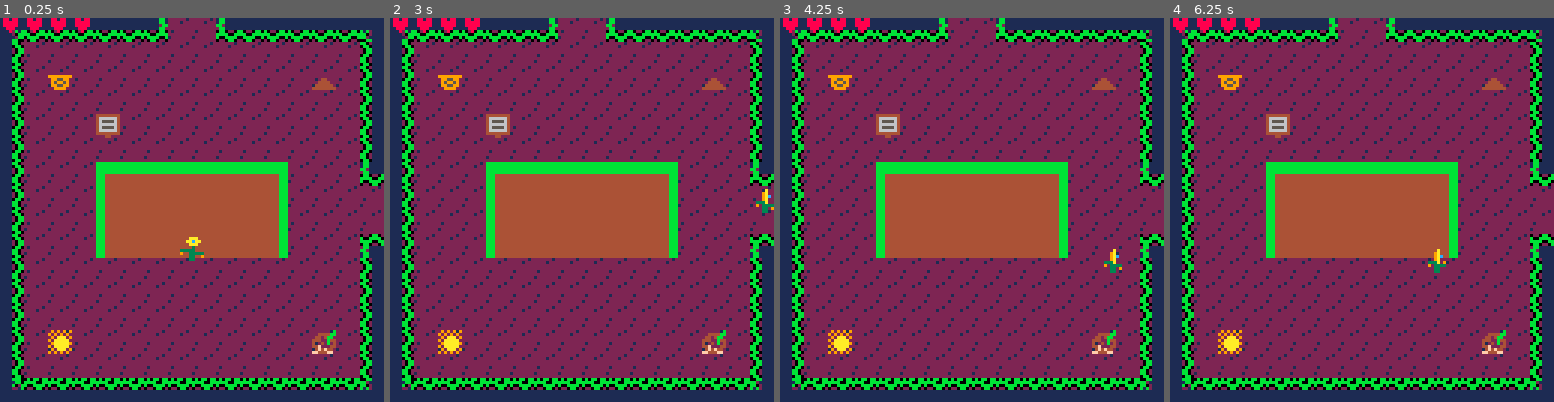
Above: before the commit, frames 1-4 (left to right).
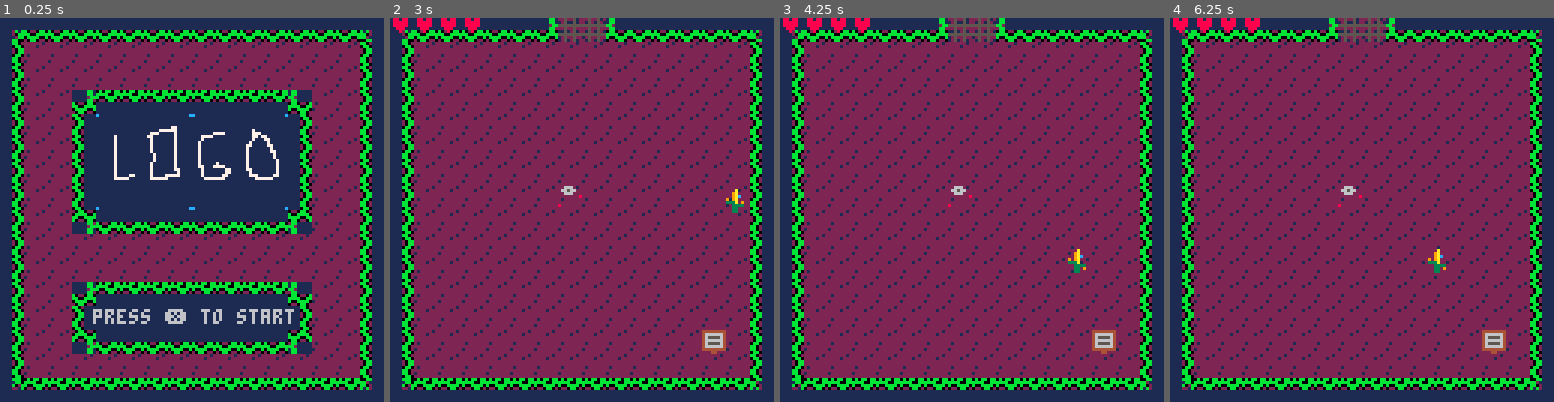
Above: after the commit, the same moments.

Repository: acwright/PICO-8
Game: PICO-8 cartridge ldjam/ldjam.p8
Two runs of this game, one before a commit and one after it. Both use one fixed random seed, a clock stepped at 60 frames per second and the inputs below.
Inputs:
- Up to frame 1 (0.25 s): no input
- Up to frame 2 (3 s): tap X (X key) at 0.33, 1.07, 1.85, 2.97 s; tap O (Z key) at 0.7, 1.7, 2.1, 2.5, 2.9 s; hold Right 1.6-2.1 s; hold Up 2.15-2.42 s; hold Right from 2.47 s (still down)
- Up to frame 3 (4.25 s): release Right at 3.03 s; hold Left 3.08-3.58 s; tap O (Z key) at 3.3, 3.7, 4.1 s; hold Down 3.63-3.97 s; hold Right from 4.02 s (still down); tap X (X key) at 4.08 s
- Up to frame 4 (6.25 s): tap O (Z key) every 0.4 s from 4.5 to 6.1 s; release Right at 4.68 s; hold Up 4.73-5.03 s; hold Left 5.08-5.68 s; tap X (X key) at 5.2 s; hold Down 5.73-6.03 s; hold Right from 6.08 s (still down)

The runs differ from the first frame. In frame 1, 39% of the frame differs, in the area x 0-100%, y 0-88%; in frame 2, 15%; in frame 3, 16%; in frame 4, 15%.

Commit message:
Add sounds and data

Diff:
--- a/ldjam/ldjam.p8
+++ b/ldjam/ldjam.p8
@@ -6,8 +6,8 @@
 
 function _init()
 	game={}
-	-- init_credits()
-	init_game()
+	music(1)
+	init_menu()
 end
 
 function _update60()
@@ -62,7 +62,7 @@
 
 function init_game()
 	rooms=init_rooms()
-	room=rooms[5]
+	room=rooms[19]
 
 	player=init_player()
 	game.update=update_game
@@ -84,13 +84,17 @@
 function init_gameover()
 	game.update=update_gameover
 	game.draw=draw_gameover
+	music(-1)
+	sfx(8)
 end
 
 function update_gameover()
 	if btnp(❎) then
+		music(1)
 		init_game()
 	end
 	if btnp(🅾️) then
+		music(1)
 		init_menu()
 	end
 end
@@ -145,11 +149,14 @@
 	}
 	game.update=update_credits
 	game.draw=draw_credits
+	music(-1)
+	sfx(9)
 end
 
 function update_credits()
 	credits:update()
 	if btnp(❎) then
+		music(1)
 		init_menu()
 	end
 end
@@ -251,7 +258,7 @@
 							if (self.sprite==47) self.timer=40
 						end
 					else
-						if (self.timer<=0) init_menu()
+						if (self.timer<=0) init_gameover()
 					end
 					self.timer-=1
 				else
@@ -339,16 +346,38 @@
 
 				--effects
 				--switch
-				if (hit(self,2)) room:unlock()
+				if (hit(self,2)) then
+					room:unlock()
+					music(-1)
+					sfx(6)
+					music(1)
+				end
 				--pickup
 				local pickup=hit(self,4)
 				if pickup then
-					if (pickup.powerup) self.level+=1 self.energy+=1 self.max_energy+=1
-					if (pickup.collectable) self.collectables+=1
+					if (pickup.powerup) then
+						self.level+=1
+						self.energy+=1
+						self.max_energy+=1
+						music(-1)
+						sfx(1)
+						music(1)
+					end
+					if (pickup.collectable) then
+						self.collectables+=1
+						music(-1)
+						sfx(2)
+						music(1)
+					end
 					del(room.items,pickup)
 				end
 				--heal
-				if (hit(self,6) and self.health<=4) self.health=4
+				if hit(self,6) then
+					self.health=4
+					music(-1)
+					sfx(4)
+					music(1)
+				end
 				--elevator
 				local el=hit(self,7)
 				if el then
@@ -360,6 +389,9 @@
 						self.x=44
 					end
 					self.y+=2
+					music(-1)
+					sfx(5)
+					music(1)
 				end
 				--objective
 				if (hit(self,5) and self.collectables==4) self.winning=true
@@ -431,6 +463,8 @@
 					local wave=init_wave(self.x,self.y,v_x,v_y,self.level*5)
 					add(room.items,wave)
 					self.energy-=1
+
+					sfx(0)
 				end
 				--damage
 				if (hit(self,0) and self.health_lock==0) self.health-=1 self.health_lock=health_lock
@@ -736,6 +770,23 @@
 
 	--level 1
 
+	-- init_collectable(2,2,52),
+	-- init_collectable(13,2,53),
+	-- init_collectable(13,13,54),
+	-- init_collectable(2,13,55)
+	--test items
+	-- init_item(3,2,16),
+	-- init_item(12,10,38),
+	-- init_powerup(7,5,48),
+	-- init_powerup(4,3,49),
+	-- init_powerup(6,2,50),
+	-- init_powerup(8,1,51),
+	-- init_item(3,12,39),
+	-- init_enemy(2,2,56),
+	-- init_enemy(13,2,56),
+	-- init_enemy(13,13,56),
+	-- init_enemy(2,13,56)
+
 	local room_0=init_room(1,{nil,nil,nil,2},{
 		init_item(6,0,2),
 		init_item(7,0,2),
@@ -751,18 +802,26 @@
 		init_item(15,9,19),
 		init_up_elevator(21)
 	})
-	local room_1=init_room(12,{nil,nil,nil,3},{})
+	local room_1=init_room(12,{nil,nil,nil,3},{
+		init_item(7,7,39)
+	})
 	local room_2=init_room(3,{nil,nil,0,4},{})
-	local room_3=init_room(3,{nil,nil,1,7},{})
+	local room_3=init_room(3,{nil,nil,1,7},{
+		init_item(7,0,6),
+		init_item(8,0,7),
+		init_item(2,2,38)
+	})
 	local room_4=init_room(9,{nil,5,2,nil},{
-		init_item(4,4,38),
-		init_objective(7,7),
-		init_collectable(2,2,52),
-		init_collectable(13,2,53),
-		init_collectable(13,13,54),
-		init_collectable(2,13,55)
-	})
-	local room_5=init_room(2,{4,6,nil,nil},{})
+		init_item(7,0,6),
+		init_item(8,0,7),
+		init_item(2,2,38),
+		init_objective(7,7)
+	})
+	local room_5=init_room(2,{4,6,nil,nil},{
+		init_item(7,5,6),
+		init_item(8,5,7),
+		init_item(13,13,38)
+	})
 	local room_6=init_room(2,{5,7,nil,nil},{})
 	local room_7=init_room(6,{6,8,3,nil},{})
 	local room_8=init_room(8,{7,nil,nil,9},{})
@@ -776,18 +835,10 @@
 	local room_16=init_room(10,{15,nil,9,nil},{})
 	local room_17=init_room(13,{nil,nil,12,nil},{})
 	local room_18=init_room(13,{nil,nil,13,nil},{
-		--test items
-		init_item(3,2,16),
-		init_item(12,10,38),
-		init_powerup(7,5,48),
-		init_powerup(4,3,49),
-		init_powerup(6,2,50),
-		init_powerup(8,1,51),
-		init_item(3,12,39),
-		-- init_enemy(2,2,56),
-		-- init_enemy(13,2,56),
-		-- init_enemy(13,13,56),
-		init_enemy(2,13,56)
+		init_item(7,0,6),
+		init_item(8,0,7),
+		init_item(13,13,38),
+		init_item(7,7,39)
 	})
 	local room_19=init_room(13,{nil,nil,14,nil},{})
 	local room_20=init_room(13,{nil,nil,15,nil},{})
@@ -1477,19 +1528,19 @@
 00000666000006660000066600000666000666000006660000066600000666000000005555000000000000555500000000000055550000000000005555000000
 00000000000000000000000000000000000000000000000000000000000000000000000000000000000000000000000000000000000000000000000000000000
 00000000000000000000000000000000000000000000000000000000000000000000000000000000000000000000000000000000000000000000000000000000
-00000000000000000000000000000000000000000000000000000000000000000000000000000000000000000000000000000000000000000000000000000000
-00000000000000000000000000000000000000000000000000000000000000000000000000000000000000000000000000000000000000000000000000000000
-00000000000000000000000000000000000000000000000000000000000000000000000000000000000000000000000000000000000000000000000000000000
-00000000000000000000000000000000000000000000000000000000000000000000000000000000000000000000000000000000000000000000000000000000
-00000000000000000000000000000000000000000000000000000000000000000000000000000000000000000000000000000000000000000000000000000000
-00000000000000000000000000000000000000000000000000000000000000000000000000000000000000000000000000000000000000000000000000000000
-00000000000000000000000000000000000000000000000000000000000000000000000000000000000000000000000000000000000000000000000000000000
-00000000000000000000000000000000000000000000000000000000000000000000000000000000000000000000000000000000000000000000000000000000
-00000000000000000000000000000000000000000000000000000000000000000000000000000000000000000000000000000000000000000000000000000000
-00000000000000000000000000000000000000000000000000000000000000000000000000000000000000000000000000000000000000000000000000000000
-00000000000000000000000000000000000000000000000000000000000000000000000000000000000000000000000000000000000000000000000000000000
-00000000000000000000000000000000000000000000000000000000000000000000000000000000000000000000000000000000000000000000000000000000
-00000000000000000000000000000000000000000000000000000000000000000000000000000000000000000000000000000000000000000000000000000000
+00557000000005000000000567000000005570000000050000000005670000000445000000000500000000000000000004450000000005000000000000000000
+00056700000555000000005567000000000567000005550000000055670000000045500000055500000000000000000000455000000555000000000000000000
+00055770005567000000005567000000000557700055670000000055670000000004450000556700000000000000000000044500005567000000000000000000
+00005677056770000000005567000000000056770567700000000055670000000000445505677000044444440000000000004455056770000444444400000000
+00000556557700000077777565555500000005565577000000777775655555000000004455770000044444446555550000000044557700000444444465555500
+00000055567000000666666565555550000000555670000006666665655555500000000456700000000000556555555000000004567000000000005565555550
+00000765550000000555555556666660000007655500000005555555566666600000000455000000000000555666666000000004550000000000005556666660
+00007755655000000055555657777700000077556550000000555556577777000000004465500000044444445777770000000044655000000444444457777700
+00077650776500000000007655000000000776507765000000000076550000000000445577650000044444440000000000004455776500000444444400000000
+00765500077550000000007655000000007655000775500000000076550000000004450007755000000000000000000000044500077550000000000000000000
+00555000007650000000007655000000005550000076500000000076550000000045500000765000000000000000000000455000007650000000000000000000
+00500000000755000000007650000000005000000007550000000076500000000445000000075500000000000000000004450000000755000000000000000000
+00000000000000000000000600000000000000000000000000000006000000000000000000000000000000000000000000000000000000000000000000000000
 00000000000000000000000000000000000000000000000000000000000000000000000000000000000000000000000000000000000000000000000000000000
 c000000000000000000000000000000cc000000000000000000000000000000cbbbbbbbbbbbbbbbbbbbbbbbbbbbbbbbbbbbbbbbbbbbbbbbbbbbbbbbbbbbbbbbb
 0000000000000000000000000000000000000000000000000000000000000000bbbbbbbbbbbbbbbbbbbbbbbbbbbbbbbbbbbbbbbbbbbbbbbbbbbbbbbbbbbbbbbb
Not shown, changed: the music (__music__) section of ldjam/ldjam.p8
Not shown, changed: the sound effects (__sfx__) section of ldjam/ldjam.p8
